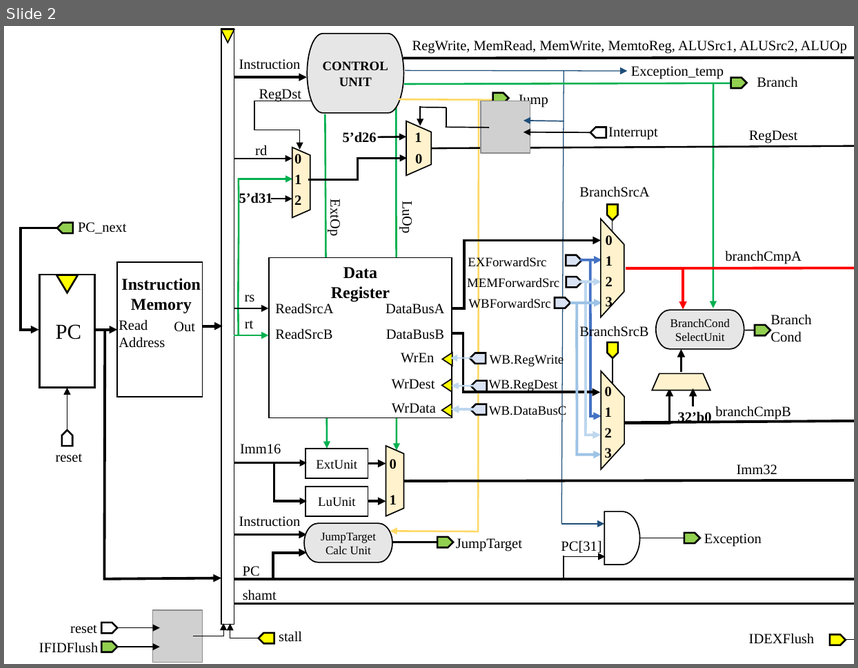
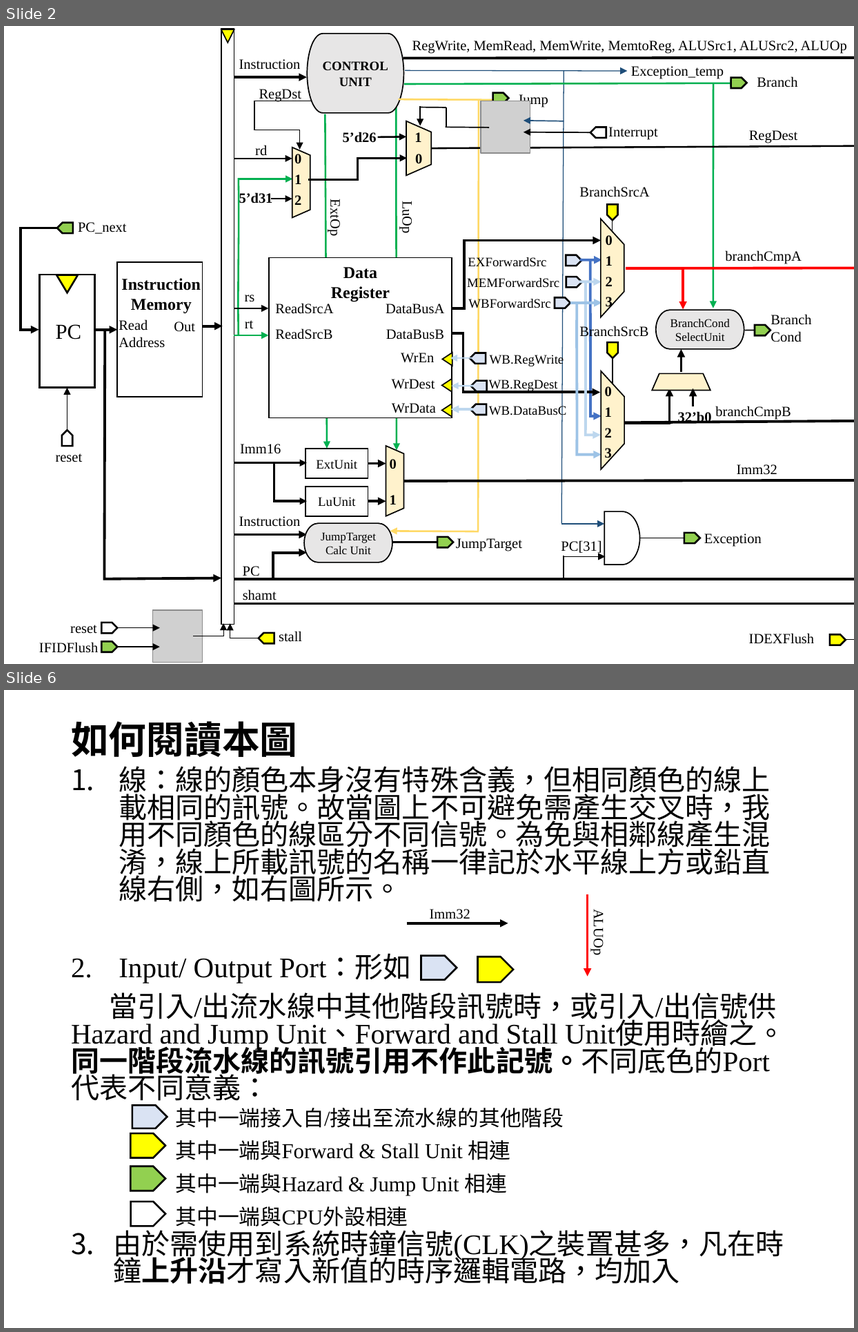
Before and after one commit to baron0426/Pipeline, a slide deck: fig.pptx. Shown one above the other, each under a label of ours: slide 2 before the commit, slides 2 and 6 after it; the slides between them are not shown. The pictures are 858x668 and 858x1332 pixels, drawn with LibreOffice and Linux fonts; fonts in the diff are those of the drawing; grey boxes stand for pictures. Boxes give left, top, right and bottom in pixels: in the first picture for what was removed or moved away, otherwise in the second. Text is boxed around its words. In the diff, an @@ line names an element or a change of style, - is before the commit and + after.

```diff
--- a/fig.pptx
+++ b/fig.pptx
@@ slide 6 added at (4,690,854,1328), background #FFFFFF @@
@@ title added at (71,721,298,757), 32 pt, text #000000, bold @@
+如何閱讀本圖
@@ text added at (71,766,786,1283), 24 pt, text #000000 @@
+1. 線：線的顏色本身沒有特殊含義，但相同顏色的線上載相同的訊號。故當圖上不可避免需產生交叉時，我用不同顏色的線區分不同信號。為免與相鄰線產生混淆，線上所載訊號的名稱一律記於水平線上方或鉛直線右側，如右圖所示。
+2. Input/ Output Port：形如
+當引入/出流水線中其他階段訊號時，或引入/出信號供Hazard and Jump Unit、Forward and Stall Unit使用時繪之。同一階段流水線的訊號引用不作此記號。不同底色的Port代表不同意義：
+3. 由於需使用到系統時鐘信號(CLK)之裝置甚多，凡在時鐘上升沿才寫入新值的時序邏輯電路，均加入
@@ arrow added from (587, 894) to (587, 976), #FF0000 2.25 pt @@
@@ text added at (430,909,470,919), 12 pt, text #000000 @@
+Imm32
@@ text added at (590,913,606,954), 12 pt, text #000000 @@
+ALUOp
@@ arrow added from (407, 923) to (508, 923), #000000 2.25 pt @@
@@ snip same rect added at (421,955,457,979), fill #DAE3F3, outline #000000 1.5 pt @@
@@ snip same rect added at (477,957,513,983), fill #FFFF00, outline #000000 1.5 pt @@
@@ group added at (131,1105,564,1226): 4 snip same rects, 4 texts @@
+其中一端接入自/接出至流水線的其他階段
+其中一端與Forward & Stall Unit 相連
+其中一端與Hazard & Jump Unit 相連
+其中一端與CPU外設相連
```
Also in this commit, not shown: 1 slide changed, 2 other slides added.
